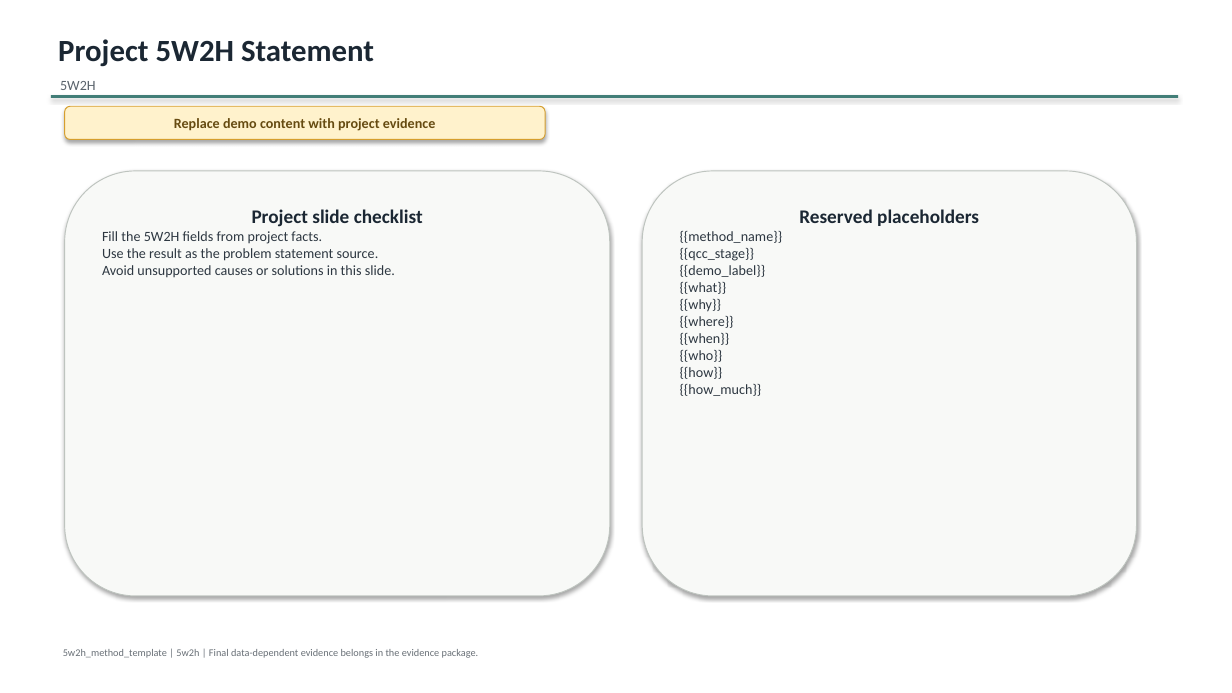
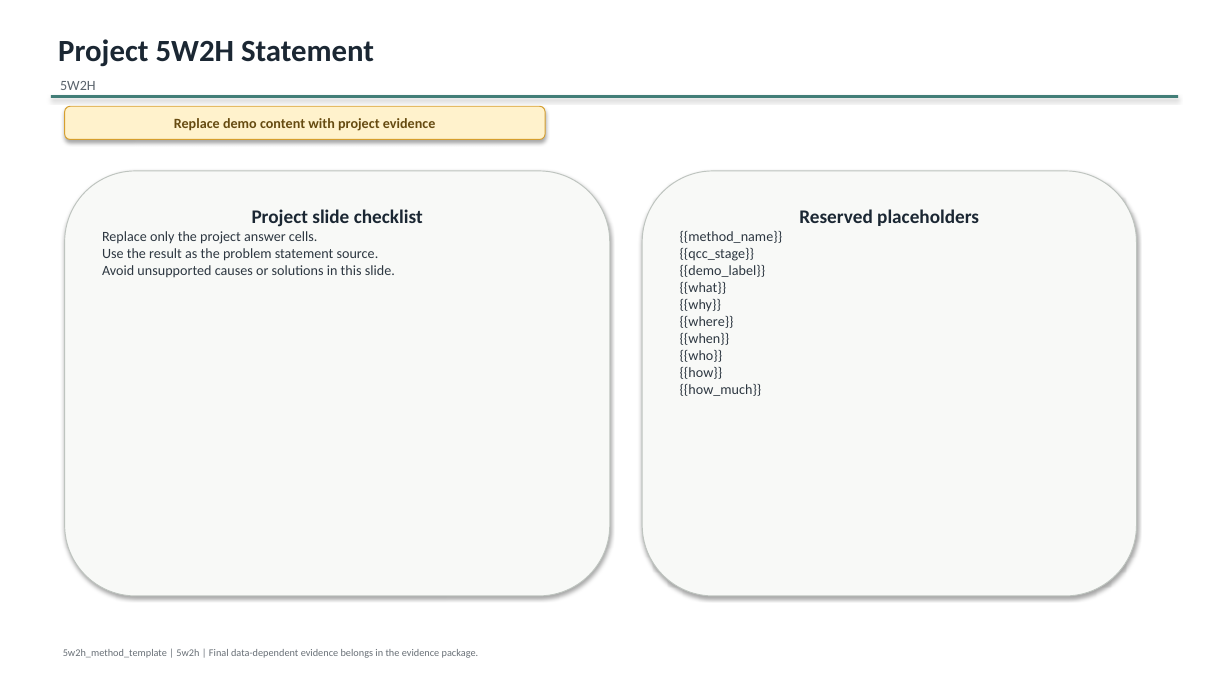
Before and after one commit to xiongxianfei/qcc-toolkit, a slide deck: slide 4 of templates/ppt/methods/5w2h-template.pptx (slide 3 before the commit). Drawn at 1232x693 pixels with LibreOffice and Linux fonts; fonts in the diff are those of the drawing. Boxes give left, top, right and bottom in pixels: in the first picture for what was removed or moved away, otherwise in the second. Text is boxed around its words. In the diff, an @@ line names an element or a change of style, - is before the commit and + after.

```diff
--- a/templates/ppt/methods/5w2h-template.pptx
+++ b/templates/ppt/methods/5w2h-template.pptx
@@ text in rounded rectangle at [102, 231, 318, 244]: text changed @@
-Fill the 5W2H fields from project facts.
+Replace only the project answer cells.
```
Also in this commit, not shown: 1 other slide changed, 1 slide added, 15 other files.
